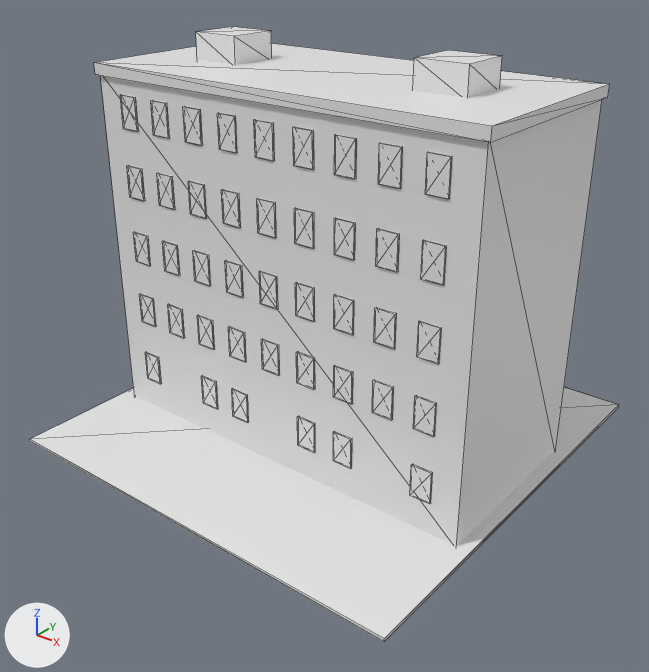
Renders of the glTF model assets/models/sov_block5_low.glb from each side of a commit.
One viewpoint serves both versions: a 50 mm lens placed at (8.97, -11.5, 8.9), pointed at (0.25, -0.6, 2.15). The lights are fixed; the arrows at lower left show +X, +Y and +Z. The picture after the commit comes second. Mesh edges are drawn as thin lines. Where no turn or scale is listed for an object, it has been applied to the vertices. Vertices at exactly the same position are counted once.

Script lines for the objects in view, before the commit:
```python
me_sov_block5 = bpy.data.meshes.new('Sov_block5')
me_sov_block5.from_pydata(...)  # 760 vertices, 1140 faces; spans x -3.95..3.95, y -3.95..3.95, z 0.0..6.9
me_sov_block5.materials.append(mat_unit)  # white #e7e7e7
ob_sov_block5 = bpy.data.objects.new('Sov_block5', me_sov_block5)
ob_sov_block5.location = (0.0, 0.0, 0.0)
```
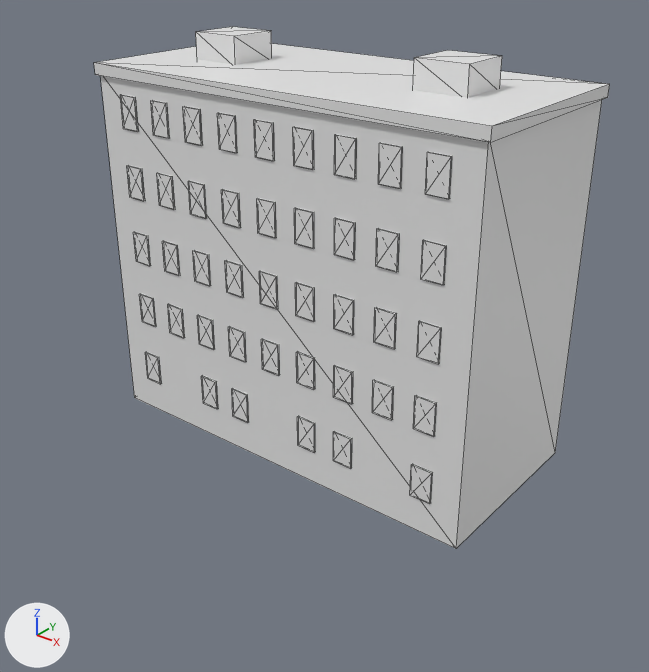
Location of each change, (x1, y1, x2, y2) in pixels of the pictures (649 x 672 px):
```json
{"object": "Sov_block5", "change": "reshaped", "before": [30, 27, 619, 642], "after": [94, 27, 610, 548], "on screen": "12% narrower, 15% shorter"}
{"part": 1, "of": "me_sov_block5", "change": "deleted", "before": [30, 387, 619, 642]}
```

Edits to the scene script, one JSON object a line:
```json
{"block": "me_sov_block5", "where": "# used by ob_sov_block5; location = (0.0, 0.0, 0.0)"}
{"op": "remove", "block": "me_sov_block5", "code": "me_sov_block5.from_pydata(...)  # 760 vertices, 1140 faces; spans x -3.95..3.95, y -3.95..3.95, z 0.0..6.9"}
{"op": "add", "block": "me_sov_block5", "code": "me_sov_block5.from_pydata(...)  # 752 vertices, 1128 faces; spans x -3.76..3.76, y -1.76..2.25, z 0.0..6.9"}
{"block": "me_sov_block5", "change": "me_sov_block5 part 1: the loose piece of 8 vertices spanning x -3.95..3.95, y -3.95..3.95, z 0.0..0.05 is deleted"}
```
